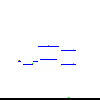
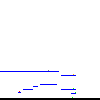
Layered file, before and after one edit (w=100, h=100). Changes by layer:
painted on "Layer 2" over <box>0,45,76,98</box>
